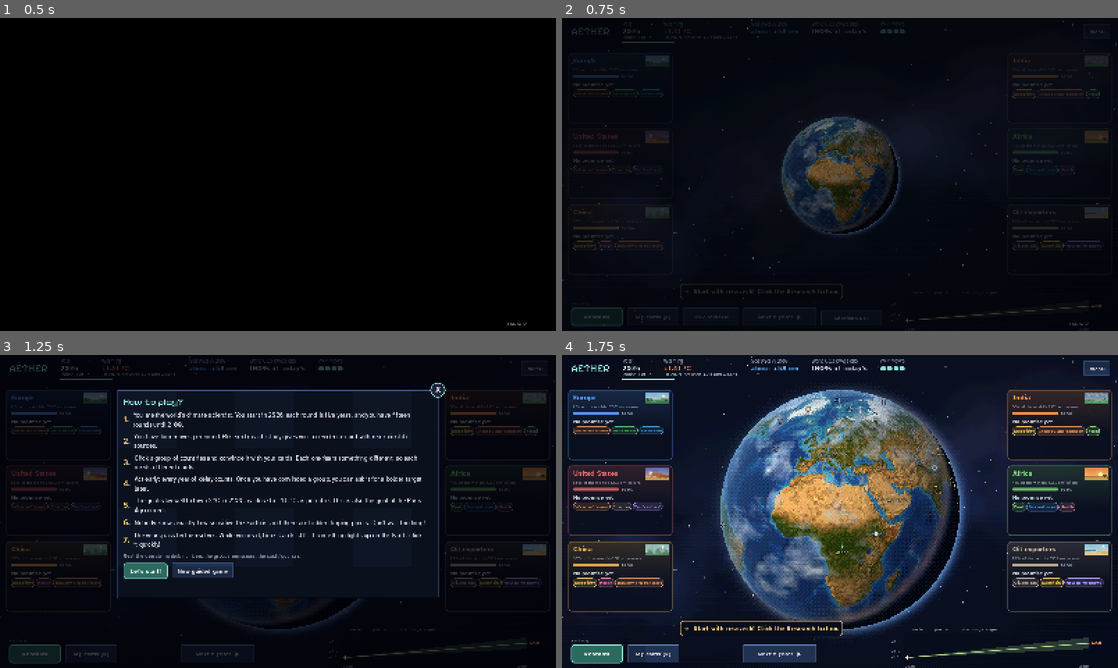
Above: before the commit, frames 1-4 (two rows, left to right).
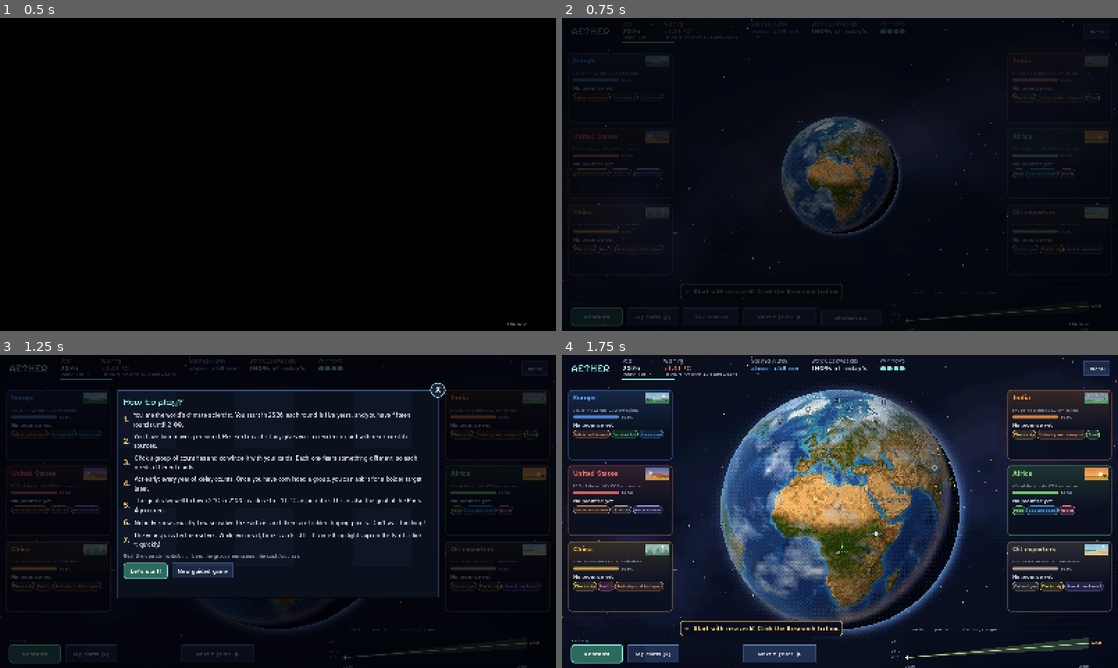
Above: after the commit, the same moments.

Repository: roadside/aether
Game: Godot game, scene res://scenes/main.tscn
Same seed, same stepped clock (60 frames per second), same inputs: the game is played once before the commit and once after it. Sound files missing from this copy of the repository are replaced by a short silence.
Inputs (mouse positions are in pixels of both pictures, inside the frame that each line leads up to):
- Up to frame 1 (0.5 s): no input
- Up to frame 2 (0.75 s): tap Enter at 0.5 s; drag from (840, 174) to (895, 105) at 0.52 s
- Up to frame 3 (1.25 s): no input
- Up to frame 4 (1.75 s): click "Let's start!" at 1.25 s

Frame 1 is identical in both runs. In frame 2, 1.6% of the frame differs, in the area x 2-97%, y 18-76%; in frame 3, 2.4%; in frame 4, 5.4%, in the area x 2-98%, y 16-76%.

Commit message:
Csoportkártya: kicsit több hely a tájkép alatt
Co-Authored-By: Claude Fable 5.2 <noreply@anthropic.com>
Claude-Session: https://claude.ai/code/session_01T6sPwaPiVjASr8DLyjC9bo

Diff:
--- a/scripts/main.gd
+++ b/scripts/main.gd
@@ -871,6 +871,10 @@
 	(_group_cards[g["id"]]["taj"] as TextureRect).texture = _land_tex(g)
 	var name_l := UI.label(L.field(g, "nev"), 20, col, true, false)
 	v.add_child(name_l)
+	var pic_gap := Control.new()      # egy picivel több hely a jobb felső kép alatt (Zoltán kérése)
+	pic_gap.custom_minimum_size = Vector2(0, 6)
+	pic_gap.mouse_filter = Control.MOUSE_FILTER_IGNORE
+	v.add_child(pic_gap)
 	v.add_child(_lbl(L.t("Innen jön a világ CO2-kibocsátásának %s%%-a") % L.num_short(float(g["co2_resz"]) * 100.0, 0), 13, UI.MUTE))
 	# a mostani kibocsátásuk a maihoz képest
 	var bar := ProgressBar.new()
